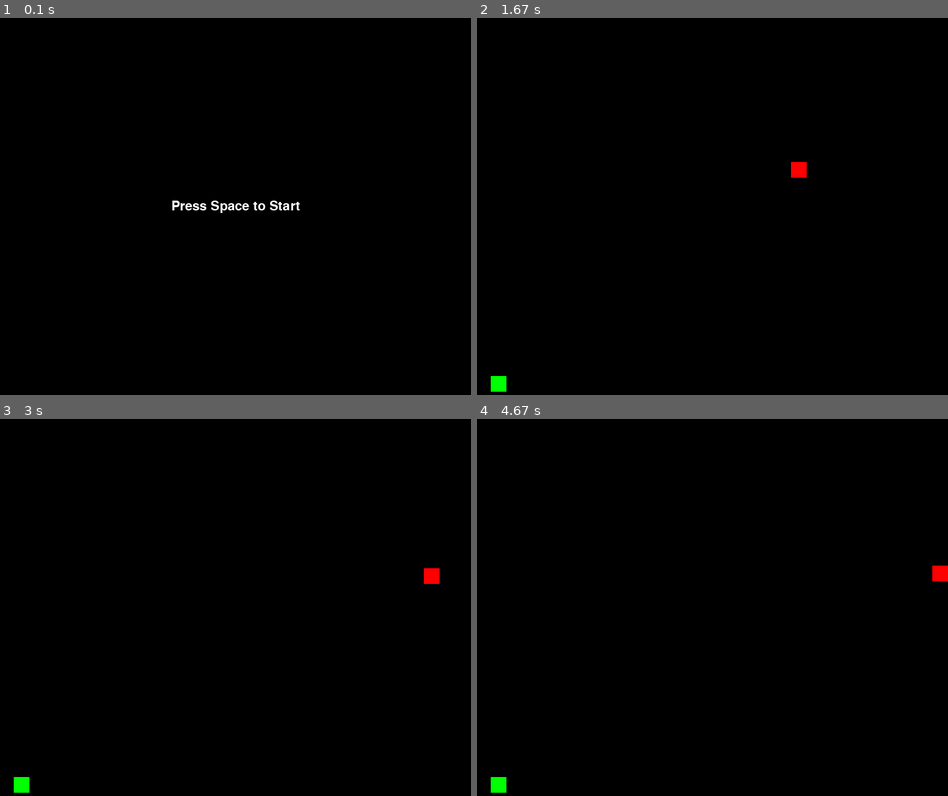
Above: before the commit, frames 1-4 (two rows, left to right).
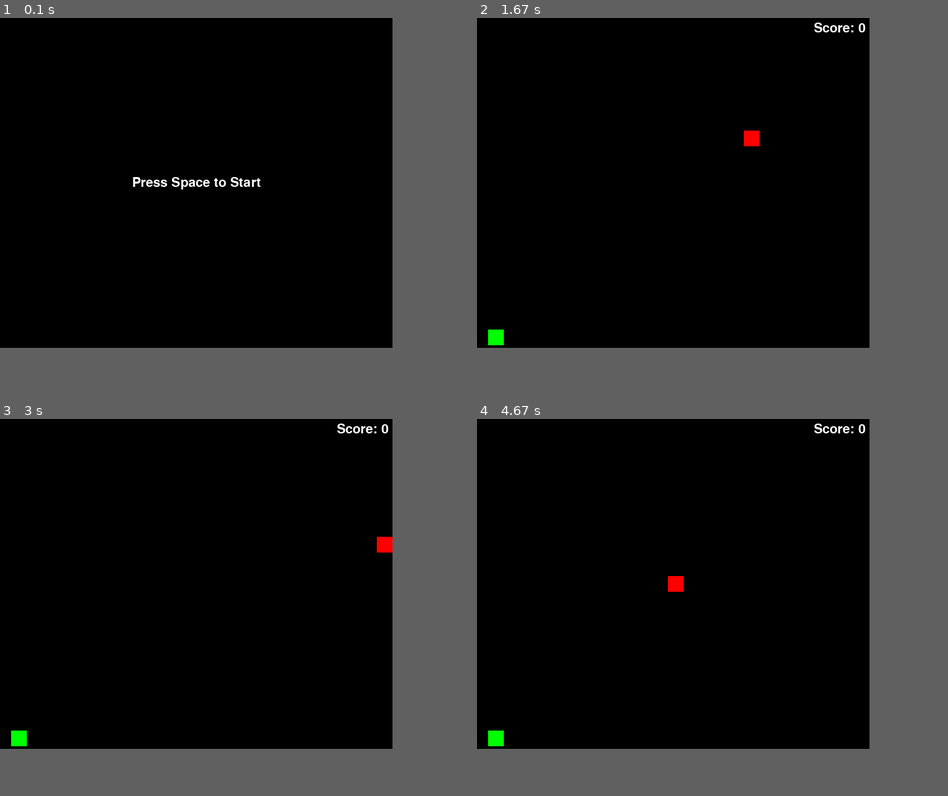
Above: after the commit, the same moments.

Repository: Dev-Chase/new_snake_pygame
Game: pygame game, started from main.py
Two runs of this game, one before a commit and one after it. Both use one fixed random seed, a clock stepped at 60 frames per second and the inputs below.
Inputs:
- Up to frame 1 (0.1 s): no input
- Up to frame 2 (1.67 s): tap Space at 0.33, 1.23, 1.53 s; hold Up 1.17-1.63 s
- Up to frame 3 (3 s): hold Right 1.67-2.13 s; tap Space at 1.73, 2.03, 2.23, 2.53, 2.8 s; hold Left 2.17-2.7 s; hold Down from 2.73 s (still down)
- Up to frame 4 (4.67 s): release Down at 3.03 s; hold Left 3.07-3.47 s; tap Space at 3.13, 3.43, 3.57, 3.97, 4.27, 4.63 s; hold Up 3.5-3.87 s; hold Right 3.9-4.53 s; hold Down from 4.57 s (still down)
In our replay, the window is 720x576 before the commit and 600x504 after it. These sizes can differ from the game's own. Grey fills any space a smaller window leaves; there, only what the larger window draws over its background counts as a difference.

The runs differ from the first frame. In frame 1, 0.7% of the frame differs, in the area x 28-64%, y 42-52%; in frame 2, 0.7%; in frame 3, 0.7%; in frame 4, 0.7%.

Commit message:
Added Score and High Score

Diff:
--- /dev/null
+++ b/highscore.txt
@@ -0,0 +1,3 @@
+1
+2
+5
--- a/main.py
+++ b/main.py
@@ -19,11 +19,18 @@
     game_state = game_states["start"]
     snake = Snake()
     food = Cube(pos=random_pos(), colour=food_colour)
+    score = 0
+    high_score = get_high_score()
     while snake.near_food(food.rect.center):
         food.rect.topleft = random_pos()
 
-    # Text Box to Hold Start, Pause, and Game Over Text
-    text_box = TextBox("Press Space to Start")
+    text_box = TextBox("Press Space to Start")  # Main Text
+    score_box = TextBox(f"Score: {score}")  # Current Score Text
+    high_score_box = TextBox(f"High Score: {high_score}")  # High Score Text
+
+    # Move Scores to Corners
+    score_box.rect.topright = (W-6, 6)
+    high_score_box.rect.topleft = (6, 6)
 
     while True:
         display.fill(bg_colour)
@@ -38,6 +45,9 @@
                     # Setting up and Starting the Playing State
                     game_state = game_states["playing"]
                     snake.__init__()
+                    score = 0
+                    score_box.__init__(f"Score: {score}")
+                    score_box.rect.topright = (W - 6, 6)
                 # elif game_states["playing"]:
                 #     if event.key == pygame.K_f:
                 #         snake.grow()
@@ -50,6 +60,9 @@
         elif game_state == game_states["playing"]:
             # Food Collision
             if snake.hit_food(food):
+                score += 1
+                score_box.__init__(f"Score: {score}")
+                score_box.rect.topright = (W - 6, 6)
                 snake.grow()
 
                 food.rect.topleft = random_pos()
@@ -60,6 +73,12 @@
             if snake.is_dead():
                 text_box.__init__("Game Over. Press Space to Start.")
                 game_state = game_states["game-over"]
+                if score > high_score:
+                    write_high_score(score)
+                    high_score = get_high_score()
+                    high_score_box.__init__(f"High Score: {high_score}")
+                    high_score_box.rect.topleft = (6, 6)
+
                 screen_shake = FPS/8  # Screen Shake for an Eighth of a Second
 
             # Updating
@@ -68,13 +87,15 @@
             # Drawing
             display.blit(food.image, food.rect.topleft)
             snake.draw(display)
+            display.blit(score_box.text, score_box.rect.topleft)
 
         # Game Over Screen
         elif game_state == game_states["game-over"]:
-            display.blit(text_box.text, text_box.rect.topleft)
-
             # Drawing
             snake.draw(display)
+            display.blit(text_box.text, text_box.rect.topleft)
+            display.blit(score_box.text, score_box.rect.topleft)
+            display.blit(high_score_box.text, high_score_box.rect.topleft)
 
         # Implement Screen Shake
         if screen_shake <= 0:
--- a/settings.py
+++ b/settings.py
@@ -7,9 +7,10 @@
 move_speed = 4
 
 # Big Picture Game Variables
-W = tile_size*30
-H = tile_size*24
+W = tile_size*25
+H = tile_size*21
 FPS = 35
+
 game_states = {
     "start": 0,
     "playing": 1,
@@ -17,7 +18,7 @@
     "game-over": 3
 }
 
-# Global Colours Variables
+# Global Colour Variables
 colours = {
     "white": (255, 255, 255),
     "green": (0, 255, 0),
@@ -45,3 +46,13 @@
 # Global Functions
 def random_pos():
     return pygame.math.Vector2(randint(2, W - tile_size - 2), randint(2, H - tile_size - 2))
+
+
+def get_high_score():
+    with open("highscore.txt", "r") as file:
+        return int(file.readlines()[-1])
+
+
+def write_high_score(val):
+    with open("highscore.txt", "a") as file:
+        file.write(f"\n{val}")
--- a/snake.py
+++ b/snake.py
@@ -66,7 +66,7 @@
 
     # Method for Growing Snake after Collision w/ Food
     def grow(self):
-        for i in range(tile_size//move_speed):
+        for i in range(tile_size//move_speed-1):
             self.body.append(Cube(pos=self.body[-1].rect.topleft))
 
     # On Tile Check Method
@@ -79,7 +79,7 @@
     def is_dead(self):
         if self.body[0].rect.top < 0 or self.body[0].rect.left < 0 or self.body[0].rect.right > W or self.body[0].rect.bottom > H:
             return True
-        elif len(self.body) > 1+tile_size//move_speed*3 and any([self.body[0].rect.colliderect(item) for item in self.body[tile_size//move_speed*3:]]):
+        elif len(self.body) > 1 + tile_size//move_speed*3 and any([self.body[0].rect.colliderect(item) for item in self.body[tile_size//move_speed*3:]]):
             return True
         return False
 
